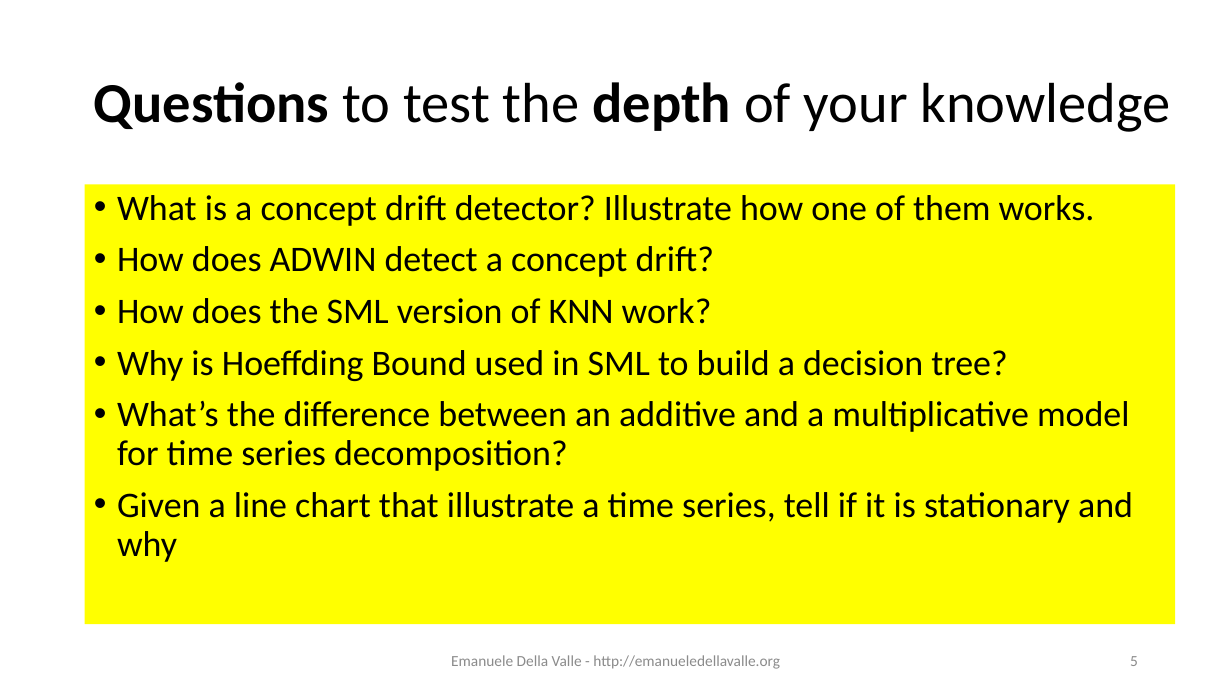
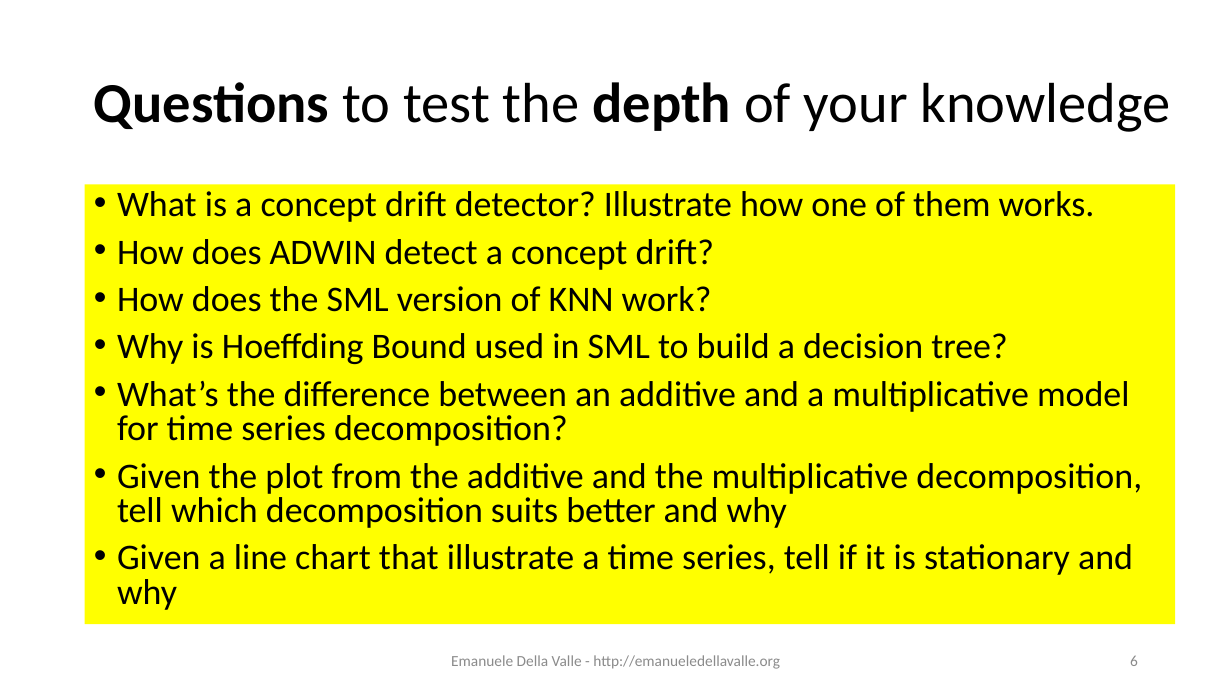
Before and after one commit to eugeniovaretti/streaming-data-analytics, a slide deck: slide 6 of lectures/11_SDS_exam-preview/11_Streaming-Data-Science_exam-preview.pptx (slide 5 before the commit). Drawn at 1232x693 pixels with LibreOffice and Linux fonts; fonts in the diff are those of the drawing. Boxes give left, top, right and bottom in pixels: in the first picture for what was removed or moved away, otherwise in the second. Text is boxed around its words. In the diff, an @@ line names an element or a change of style, - is before the commit and + after.

```diff
--- a/lectures/11_SDS_exam-preview/11_Streaming-Data-Science_exam-preview.pptx
+++ b/lectures/11_SDS_exam-preview/11_Streaming-Data-Science_exam-preview.pptx
@@ text at box(117, 191, 1133, 610): line spacing 0.9 to 0.8 @@
@@ text at box(117, 463, 1142, 528): paragraph added @@
+• Given the plot from the additive and the multiplicative decomposition, tell which decomposition suits better and why
@@ page number at box(1130, 655, 1138, 666): text changed @@
-5
+6
```
Also in this commit, not shown: 7 other slides changed, 3 slides added.
